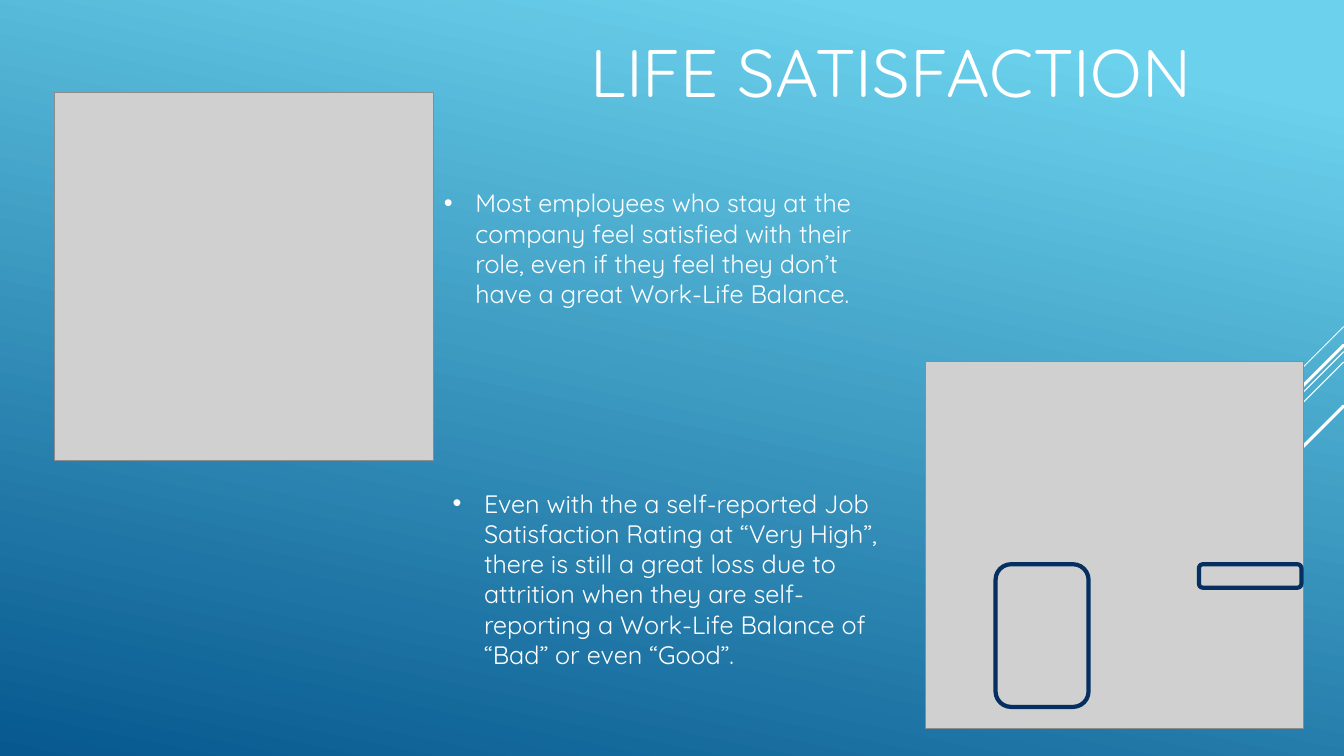
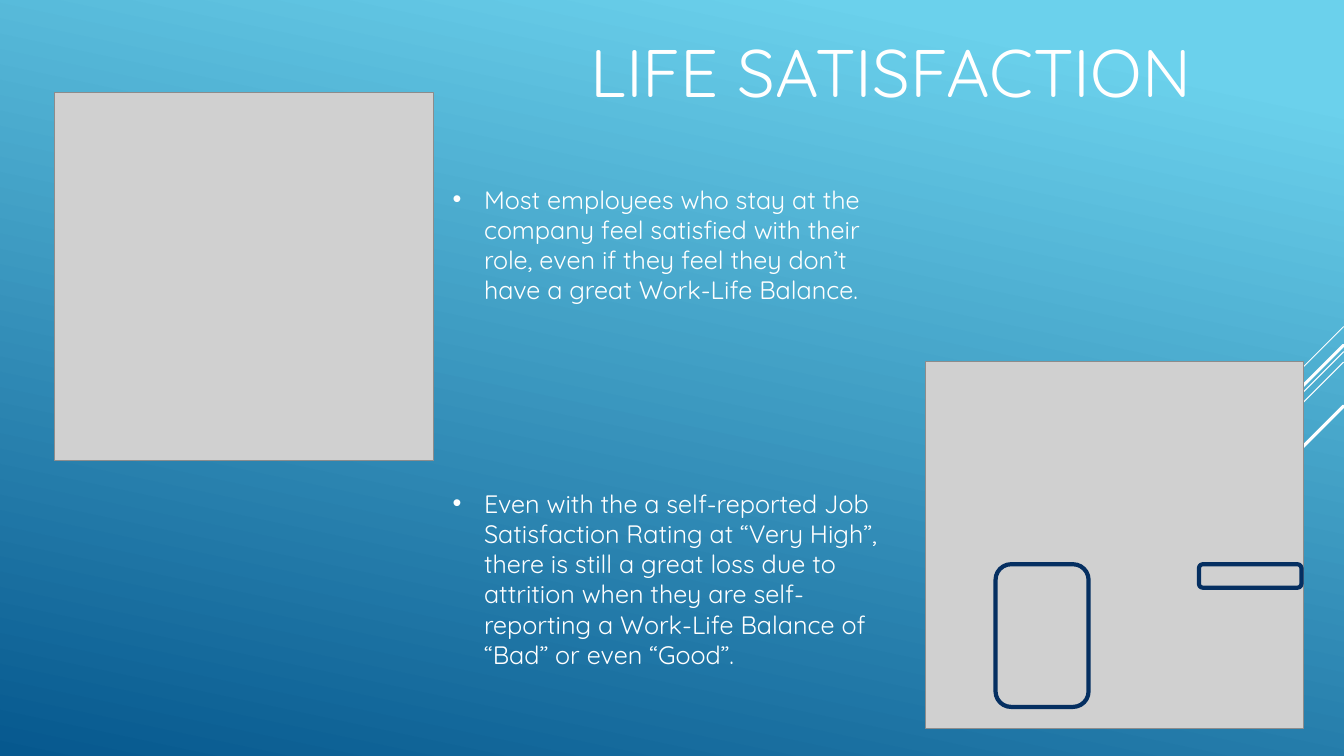
Before and after one commit to R-Chandna/MSDS6306_CaseStudy_2, a slide deck: slide 12 of Attrition_Case_Study_2_pptx_TAJAR_IP.pptx. Drawn at 1344x756 pixels with LibreOffice and Linux fonts; fonts in the diff are those of the drawing; grey boxes stand for pictures. Boxes give left, top, right and bottom in pixels: in the first picture for what was removed or moved away, otherwise in the second. Text is boxed around its words. In the diff, an @@ line names an element or a change of style, - is before the commit and + after.

```diff
--- a/Attrition_Case_Study_2_pptx_TAJAR_IP.pptx
+++ b/Attrition_Case_Study_2_pptx_TAJAR_IP.pptx
@@ text "Most employees who stay at ...": place and size @@
-text "Most employees who stay at ..." at [475, 193, 851, 308]
+text "Most employees who stay at ..." at [484, 190, 860, 304]
```
Also in this commit, not shown: 2 other slides changed, 3 slides added, 1 slide removed, 1 other file.
